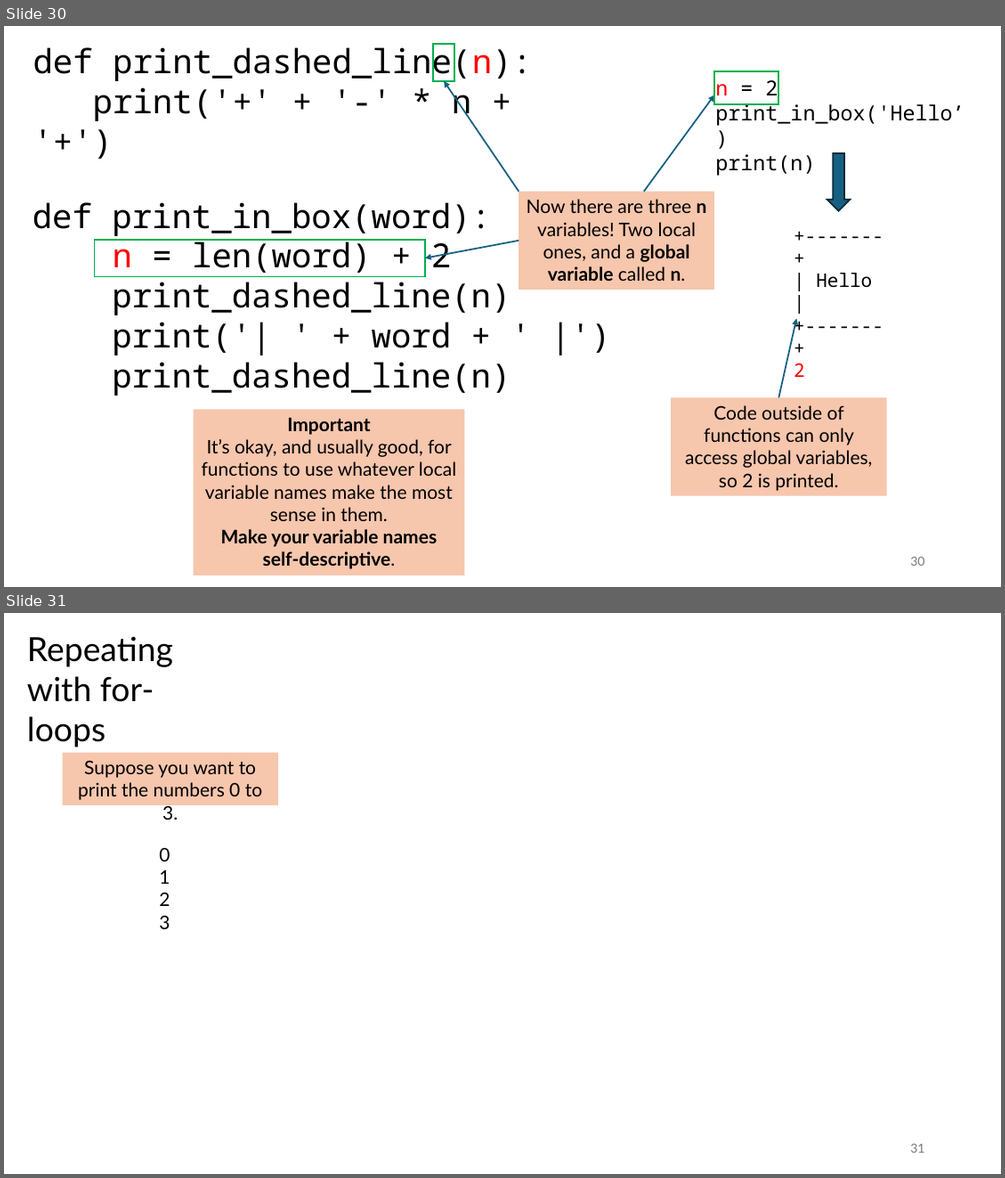
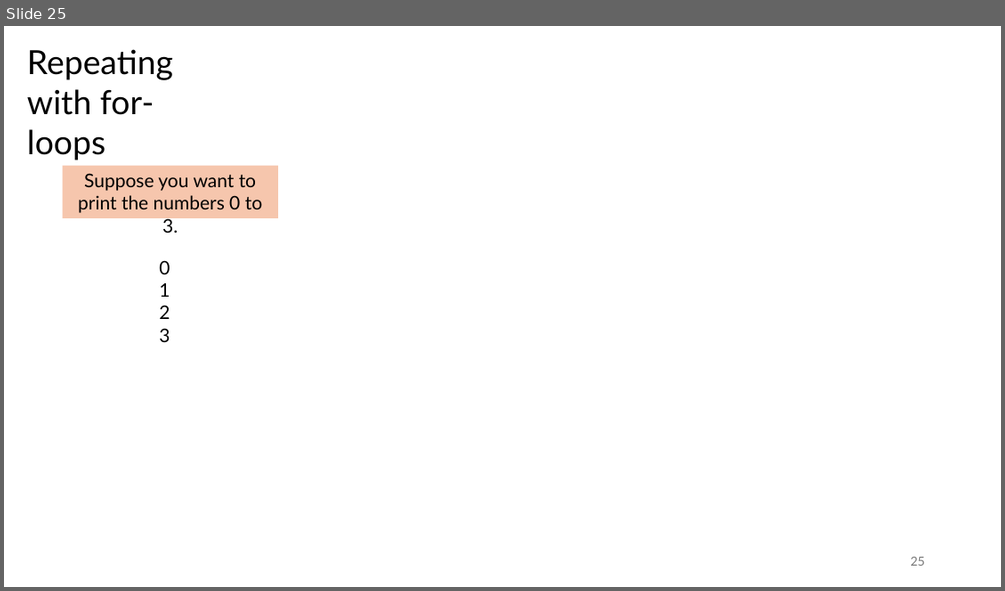
Before and after one commit to tjd1234/cmpt120spring2026, a slide deck: lecture_notes/chapter3/chapter3.pptx. Shown one above the other, each under a label of ours: slides 30 and 31 before the commit, slide 25 after it. The pictures are 1005x1178 and 1005x591 pixels, drawn with LibreOffice and Linux fonts; fonts in the diff are those of the drawing. Boxes give left, top, right and bottom in pixels: in the first picture for what was removed or moved away, otherwise in the second. Text is boxed around its words. In the diff, an @@ line names an element or a change of style, - is before the commit and + after.

```diff
--- a/lecture_notes/chapter3/chapter3.pptx
+++ b/lecture_notes/chapter3/chapter3.pptx
@@ slide 30 removed at box(4, 26, 1001, 587), background #FFFFFF @@
@@ text removed at box(33, 43, 532, 123) @@
-def print_dashed_line(n):
-print('+' + '-' * n + '+')
@@ rectangle removed at box(433, 44, 455, 81) @@
@@ rectangle removed at box(714, 71, 778, 104) @@
@@ arrow removed from (518, 192) to (444, 81) @@
@@ arrow removed from (644, 192) to (714, 95) @@
@@ text removed at box(715, 80, 964, 176) @@
-n = 2
-print_in_box('Hello’)
-print(n)
@@ down arrow removed at box(827, 153, 850, 211) @@
@@ text removed at box(32, 202, 510, 395) @@
-def print_in_box(word):
-n = len(word) + 2
-print_dashed_line(n)
-print('| ' + word + ' |')
-print_dashed_line(n)
@@ rectangle removed at box(518, 192, 714, 289) @@
-Now there are three n variables! Two local ones, and a global variable called n.
@@ rectangle removed at box(95, 240, 425, 277) @@
@@ arrow removed from (518, 240) to (425, 257) @@
@@ text removed at box(793, 273, 872, 377) @@
-+-------+
-| Hello |
-+-------+
-2
@@ arrow removed from (778, 398) to (797, 319) @@
@@ rectangle removed at box(671, 398, 887, 496) @@
-Code outside of functions can only access global variables, so 2 is printed.
@@ rectangle removed at box(194, 409, 465, 575) @@
-Important
-It’s okay, and usually good, for functions to use whatever local variable names make the most sense in them.
-Make your variable names self-descriptive.
@@ page number removed at box(910, 556, 924, 565) @@
-30
@@ what was slide 31 is now slide 25 @@
@@ page number at box(910, 556, 924, 565): text changed @@
-31
+25
```
Also in this commit, not shown: 5 slides changed, 5 slides added, 10 other slides removed, 1 other file.
